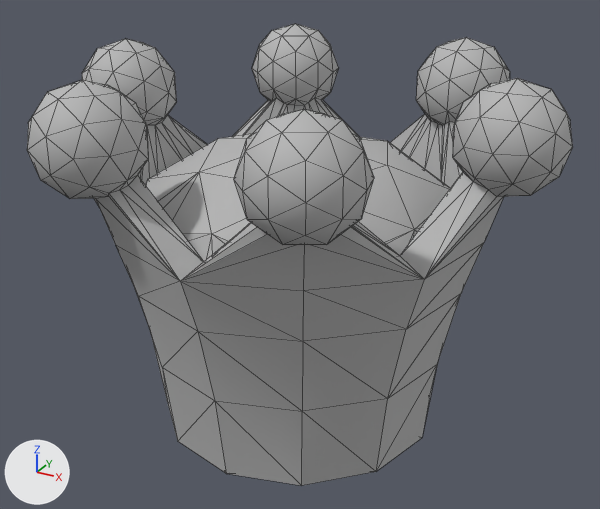
A saved change to the glTF model public/models/Devils Garage - Chess/queen_01.glb.
Before and after are seen from a 50 mm lens placed at (0.573, -1.038, 0.786), pointed at (0.005, -0.005, 0.27). The lights are fixed; the arrows at lower left show +X, +Y and +Z. Mesh edges are drawn as thin lines. Where no turn or scale is listed for an object, it has been applied to the vertices. Vertices at the same position are counted once.

The first picture shows 'queen_01'.
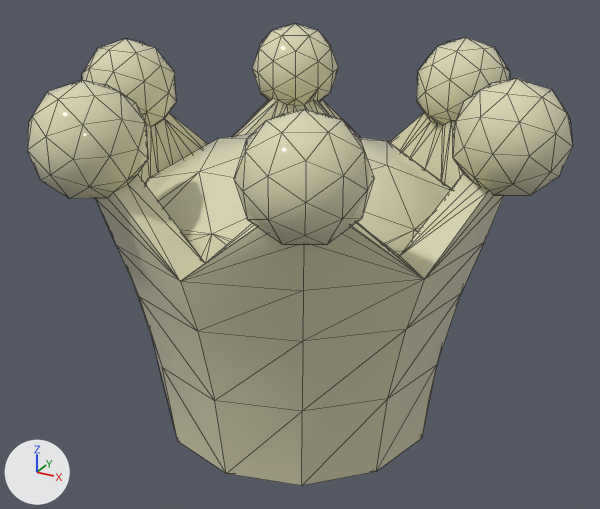
Where the newer file only moved an object's origin or applied its transform, the numbers keep the older frame.

The change, as a diff of the scene's bpy script:
```diff
--- a/public/models/Devils Garage - Chess/queen_01.glb.py
+++ b/public/models/Devils Garage - Chess/queen_01.glb.py
@@ mat_chessboard_004 @@
+mat_chessboard_004 = principled_material('chessboard.004')
+mat_chessboard_004.base_color = (0.723, 0.694, 0.462)  # beige #ddd9b5
+mat_chessboard_004.roughness = 0.0
@@ me_queen_01 @@
 me_queen_01.from_pydata(...)  # 468 vertices, 927 faces; spans x -0.388..0.388, y -0.342..0.342, z 0.0..0.571
 # used by ob_queen_01; location = (0.0, 0.0, 0.0)
+# me_queen_01 part 1: 22 vertices moved from x -0.306..0.31, y -0.29..0.286, z 0.351..0.444 to x -0.307..0.31, y -0.286..0.29, z 0.349..0.444; 50 vertices removed from x -0.307..0.301, y -0.26..0.285, z 0.349..0.451; 50 vertices added at x -0.302..0.302, y -0.26..0.29, z 0.349..0.451
+# me_queen_01 part 2: 561 faces spanning x -0.388..0.388, y -0.342..0.342, z 0.0..0.571 switch from mat_defaultmaterial (grey #bcbcbc) to mat_chessboard_004 (beige #ddd9b5)
```

Where the change shows, as pixel boxes [x1, y1, x2, y2] in the pictures (600 x 509 px; the box of a moved part takes in the faces that stretch with it):
part 1 of me_queen_01, moved or reshaped
    before: [70, 89, 530, 281]
    after: [70, 89, 529, 281]
part 2 of me_queen_01, recoloured (grey to beige)
    both: [27, 24, 573, 471]
